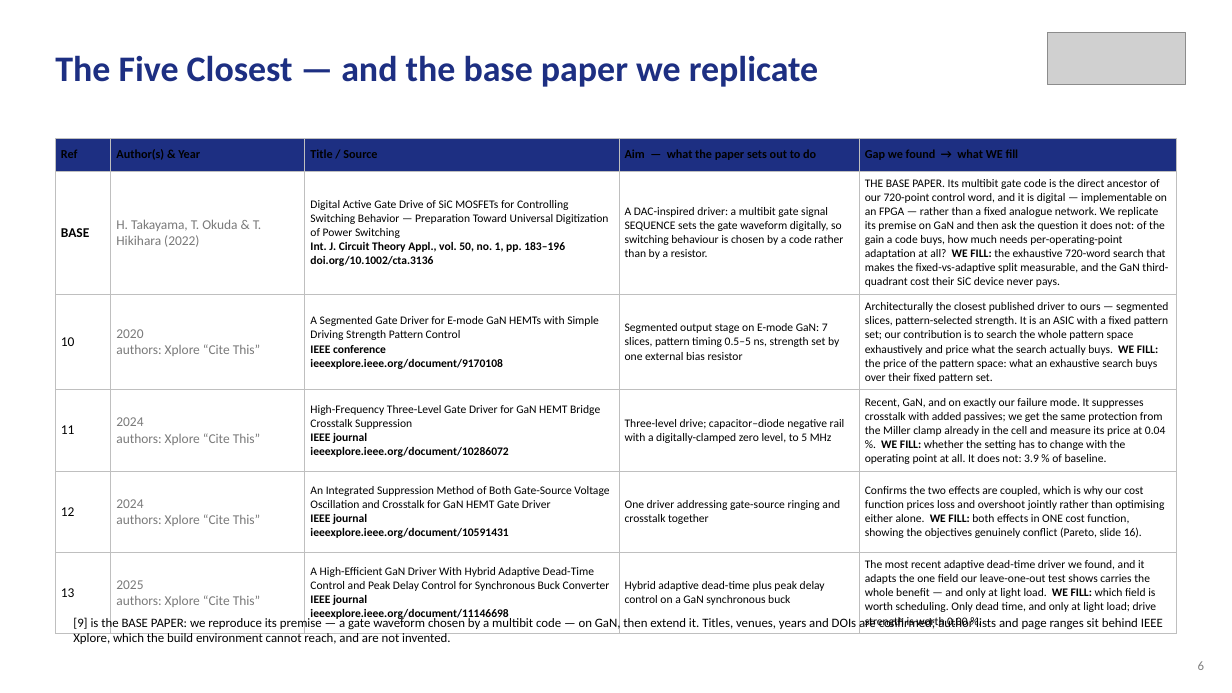
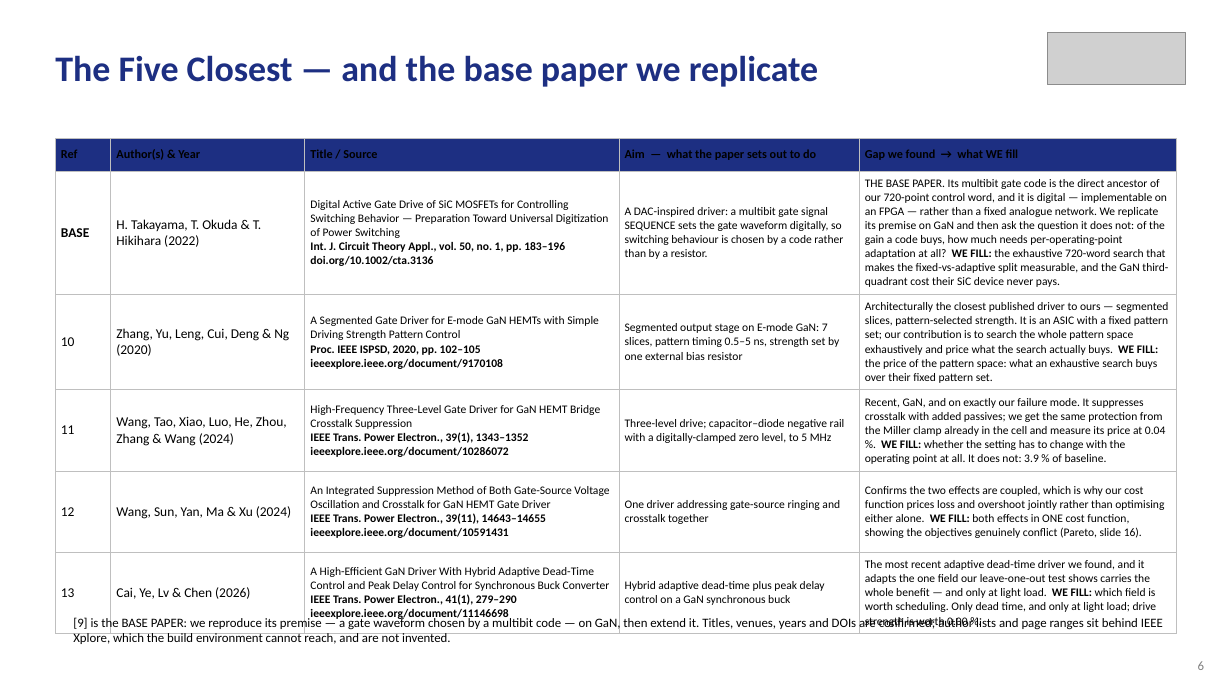
Before and after one commit to Amritha902/gan-driver, a slide deck: slide 6 of review/Review1_GaN_Segmented_Gate_Driver.pptx. Drawn at 1232x693 pixels with LibreOffice and Linux fonts; fonts in the diff are those of the drawing; grey boxes stand for pictures. Boxes give left, top, right and bottom in pixels: in the first picture for what was removed or moved away, otherwise in the second. Text is boxed around its words. In the diff, an @@ line names an element or a change of style, - is before the commit and + after.

```diff
--- a/review/Review1_GaN_Segmented_Gate_Driver.pptx
+++ b/review/Review1_GaN_Segmented_Gate_Driver.pptx
@@ table at (55,139,1177,632) @@
-row 3, column 2: 2020 / authors: Xplore “Cite This”
+row 3, column 2: Zhang, Yu, Leng, Cui, Deng & Ng (2020)
-row 3, column 3: A Segmented Gate Driver for E-mode GaN HEMTs with Simple Driving Strength Pattern Control / IEEE conference / ieeexplore.ieee.org/document/9170108
+row 3, column 3: A Segmented Gate Driver for E-mode GaN HEMTs with Simple Driving Strength Pattern Control / Proc. IEEE ISPSD, 2020, pp. 102–105 / ieeexplore.ieee.org/document/9170108
-row 4, column 2: 2024 / authors: Xplore “Cite This”
+row 4, column 2: Wang, Tao, Xiao, Luo, He, Zhou, Zhang & Wang (2024)
-row 4, column 3: High-Frequency Three-Level Gate Driver for GaN HEMT Bridge Crosstalk Suppression / IEEE journal / ieeexplore.ieee.org/document/10286072
+row 4, column 3: High-Frequency Three-Level Gate Driver for GaN HEMT Bridge Crosstalk Suppression / IEEE Trans. Power Electron., 39(1), 1343–1352 / ieeexplore.ieee.org/document/10286072
-row 5, column 2: 2024 / authors: Xplore “Cite This”
+row 5, column 2: Wang, Sun, Yan, Ma & Xu (2024)
-row 5, column 3: An Integrated Suppression Method of Both Gate-Source Voltage Oscillation and Crosstalk for GaN HEMT Gate Driver / IEEE journal / ieeexplore.ieee.org/document/10591431
+row 5, column 3: An Integrated Suppression Method of Both Gate-Source Voltage Oscillation and Crosstalk for GaN HEMT Gate Driver / IEEE Trans. Power Electron., 39(11), 14643–14655 / ieeexplore.ieee.org/document/10591431
-row 6, column 2: 2025 / authors: Xplore “Cite This”
+row 6, column 2: Cai, Ye, Lv & Chen (2026)
-row 6, column 3: A High-Efficient GaN Driver With Hybrid Adaptive Dead-Time Control and Peak Delay Control for Synchronous Buck Converter / IEEE journal / ieeexplore.ieee.org/document/11146698
+row 6, column 3: A High-Efficient GaN Driver With Hybrid Adaptive Dead-Time Control and Peak Delay Control for Synchronous Buck Converter / IEEE Trans. Power Electron., 41(1), 279–290 / ieeexplore.ieee.org/document/11146698
@@ text colour #7A7A7A to #000000 in "H. Takayama, T. Okuda & T. Hikihara ..." @@
```
Also in this commit, not shown: 1 other slide changed, 2 other files.
